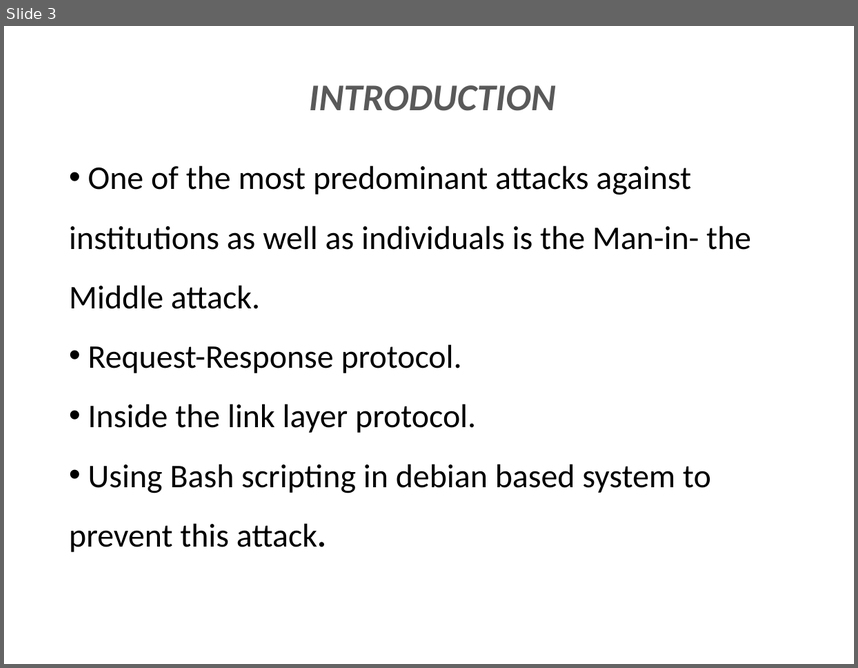
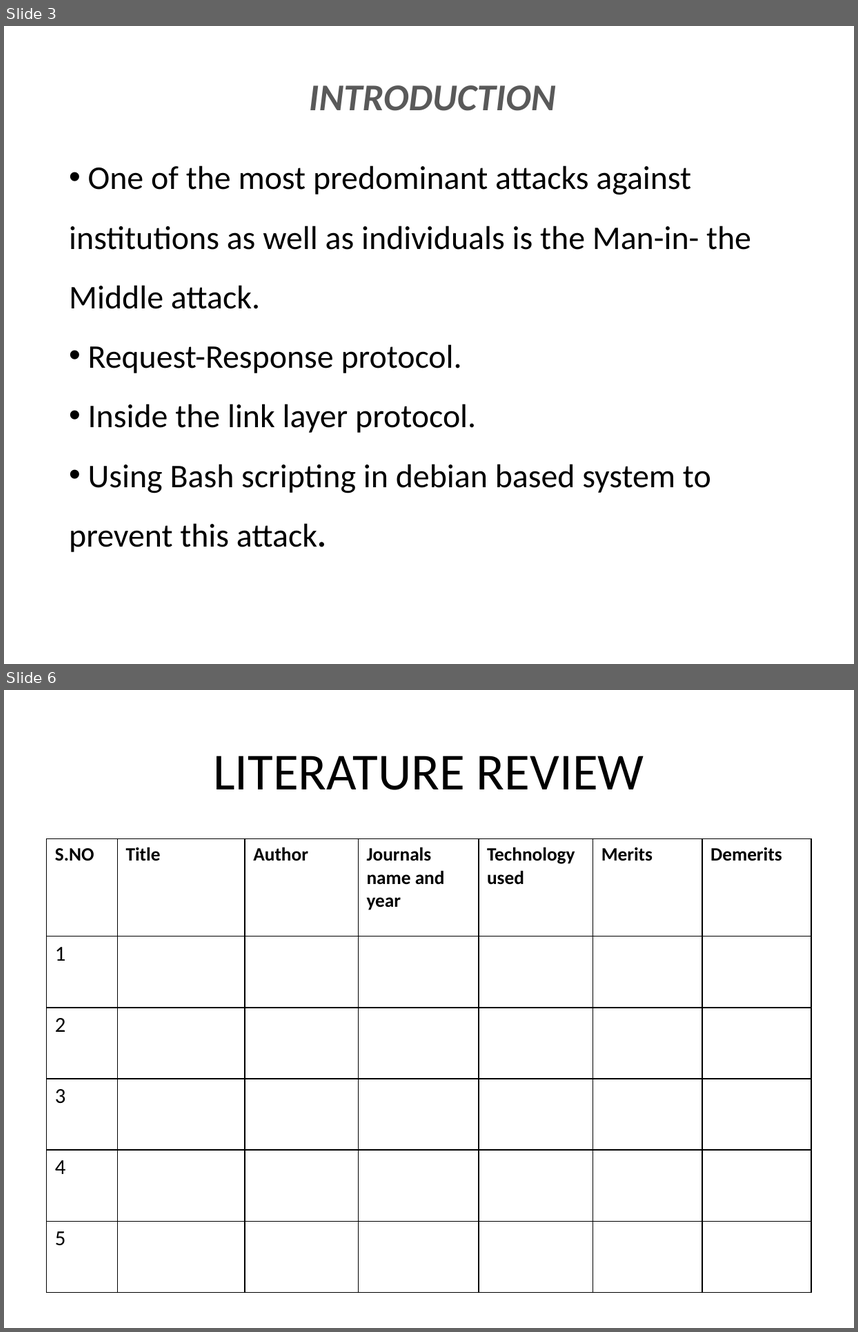
Before and after one commit to Musthafa2001/project-ppt, a slide deck: ARP SNIFFER IN OPEN WIFI.pptx. Shown one above the other, each under a label of ours: slide 3 before the commit, slides 3 and 6 after it; the slides between them are not shown. The pictures are 858x668 and 858x1332 pixels, drawn with LibreOffice and Linux fonts; fonts in the diff are those of the drawing. Boxes give left, top, right and bottom in pixels: in the first picture for what was removed or moved away, otherwise in the second. Text is boxed around its words. In the diff, an @@ line names an element or a change of style, - is before the commit and + after.

```diff
--- a/ARP SNIFFER IN OPEN WIFI.pptx
+++ b/ARP SNIFFER IN OPEN WIFI.pptx
@@ slide 6 added at [4,690,854,1328], background #FFFFFF @@
@@ title added at [213,756,644,790], 44 pt, text #000000 @@
+LITERATURE REVIEW
@@ table added at [47,839,813,1292], 6 rows, 7 columns @@
+S.NO | Title | Author | Journals name and year | Technology used | Merits | Demerits
+1 |  |  |  |  |  | 
+2 |  |  |  |  |  | 
+3 |  |  |  |  |  | 
+4 |  |  |  |  |  | 
+5 |  |  |  |  |  | 
```
Also in this commit, not shown: 1 slide changed, 1 other slide added, 1 slide removed.
